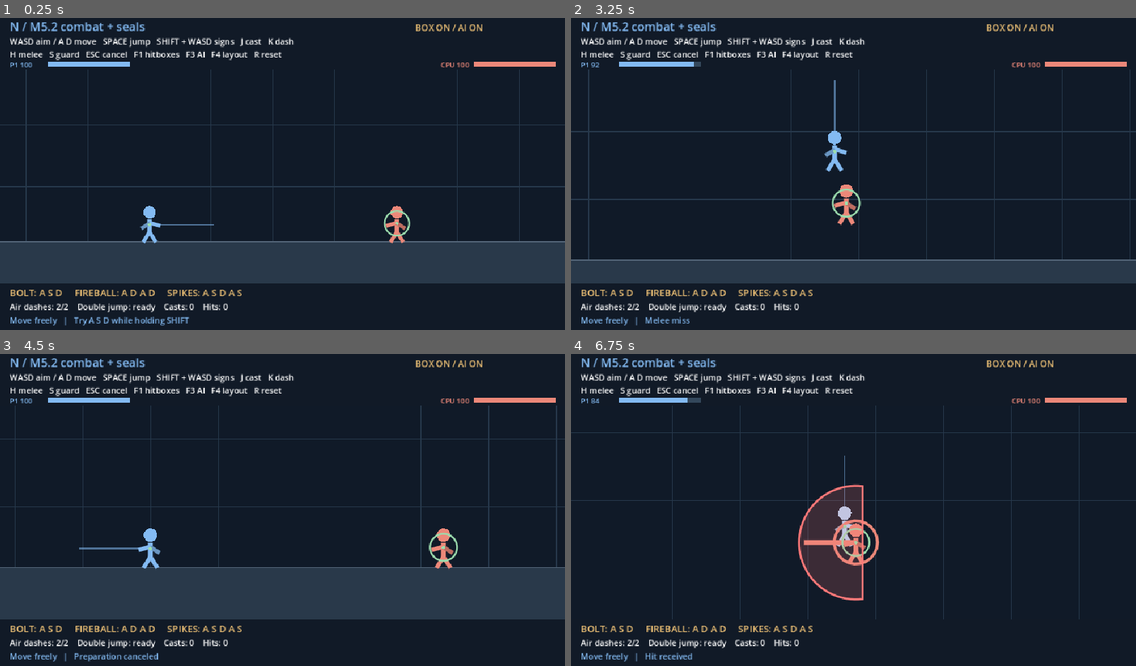
Above: before the commit, frames 1-4 (two rows, left to right).
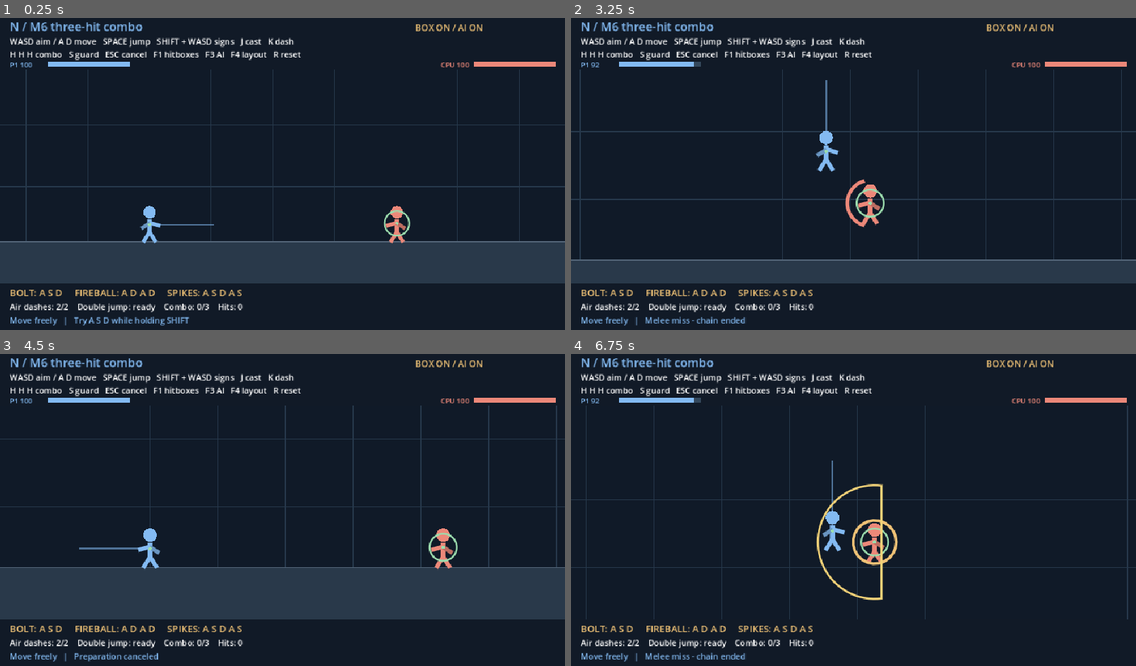
Above: after the commit, the same moments.

Repository: Mefits/Project-N
Game: Godot game, scene res://lab/mobility_signs/mobility_signs.tscn
The game is run twice, just before and just after one commit, with the same random seed, the same clock (stepped at 60 frames per second) and the same inputs.
Inputs:
- Up to frame 1 (0.25 s): no input
- Up to frame 2 (3.25 s): tap Enter at 0.5 s; hold Right 0.53-1.28 s; tap H at 0.6, 3.05 s; tap Space at 0.77, 1.52, 3.02 s; tap R at 0.8, 1.35 s; hold Down 1.28-2.03 s; tap F at 1.55, 2.1 s; hold Right 2.03-2.78 s; tap L at 2.3, 2.85 s; hold Up from 2.78 s (still down)
- Up to frame 3 (4.5 s): release Up at 3.53 s; hold Left from 3.53 s (still down); tap H at 3.6 s; tap Space at 3.77 s; tap R at 3.8, 4.35 s
- Up to frame 4 (6.75 s): tap Space at 4.52, 6.02 s; tap F at 4.55, 6.6 s; release Left at 5.03 s; hold Down 5.03-5.78 s; tap T at 5.1 s; tap L at 5.3 s; hold Right 5.78-6.53 s; tap Y at 5.85 s; tap H at 6.05 s; hold Up from 6.53 s (still down)

The runs differ from the first frame. In frame 1, 1.2% of the frame differs, in the area x 3-54%, y 1-94%; in frame 2, 3.7%; in frame 3, 2.0%; in frame 4, 7.6%, in the area x 0-100%, y 1-98%.

Commit message:
N M6: buffered confirmed light-light-directional finisher chain

Diff:
--- a/lab/mobility_signs/mobility_signs.gd
+++ b/lab/mobility_signs/mobility_signs.gd
@@ -12,6 +12,12 @@
 const READY_TIME := 8.0
 const RECIPES := {"ASD": "Bolt", "ADAD": "Orb", "ASDAS": "Spikes"}
 const MELEE_RANGE := 76.0
+const LIGHT_GAP := 0.13
+const LIGHT_STUN := 0.31
+const LINK_WINDOW := 0.27
+const FINISH_RECOVERY := 0.36
+const FINISH_STUN := 0.40
+const FINISH_SPEED := 680.0
 const SPIKE_HEIGHT := 108.0
 const SPIKE_WIDTH := 190.0
 const MAX_HP := 100
@@ -47,6 +53,10 @@
 var enemy_facing := -1.0
 var facing := 1.0
 var attack_requested := false
+var melee_queue: Array[Vector2] = []
+var combo_stage := 0
+var combo_window := 0.0
+var enemy_guarding := false
 var guarding := false
 var melee_facing := 1.0
 var spikes: Array[Dictionary] = []
@@ -110,6 +120,31 @@
 	var move := Vector2(_axis(), float(int(down_as_aim and Input.is_physical_key_pressed(KEY_S)) - int(Input.is_physical_key_pressed(KEY_W))))
 	var arrows := Vector2(float(int(Input.is_physical_key_pressed(KEY_RIGHT)) - int(Input.is_physical_key_pressed(KEY_LEFT))), float(int(Input.is_physical_key_pressed(KEY_DOWN)) - int(Input.is_physical_key_pressed(KEY_UP))))
 	_aim_from_keys(move, arrows)
+
+func _held_attack_direction() -> Vector2:
+	var arrows := Vector2(float(int(Input.is_physical_key_pressed(KEY_RIGHT)) - int(Input.is_physical_key_pressed(KEY_LEFT))), float(int(Input.is_physical_key_pressed(KEY_DOWN)) - int(Input.is_physical_key_pressed(KEY_UP))))
+	var move := Vector2(_axis(), float(int(Input.is_physical_key_pressed(KEY_S)) - int(Input.is_physical_key_pressed(KEY_W))))
+	if arrows.length_squared() > 0.0:
+		return arrows.normalized()
+	if not signing and move.length_squared() > 0.0:
+		return move.normalized()
+	return Vector2.ZERO
+
+func _queue_melee(direction: Vector2) -> void:
+	if hurt > 0.0 or hp <= 0 or enemy_hp <= 0:
+		return
+	if combo_stage == 0 and melee_left > 0.0:
+		return
+	if melee_queue.size() >= 3 - combo_stage:
+		return
+	melee_queue.append(direction.normalized())
+	attack_requested = true
+
+func _clear_combo() -> void:
+	combo_stage = 0
+	combo_window = 0.0
+	melee_queue.clear()
+	attack_requested = false
 
 func _space_press() -> void:
 	if layout == 1 and clock - last_space <= DOUBLE_TAP:
@@ -156,11 +191,12 @@
 				if signing and not sign_done and RECIPES.has(sequence):
 					_prepare(String(RECIPES[sequence]))
 				cast_requested = true
-			KEY_H: attack_requested = true
+			KEY_H: _queue_melee(_held_attack_direction())
 			KEY_F3:
 				moving_target = not moving_target
 				enemy_vel = Vector2.ZERO
 				enemy_attack_left = 0.0
+				enemy_guarding = false
 			KEY_F1:
 				show_hitboxes = not show_hitboxes
 			KEY_F4:
@@ -210,7 +246,8 @@
 	enemy_facing = -1.0
 	facing = 1.0
 	guarding = false
-	attack_requested = false
+	enemy_guarding = false
+	_clear_combo()
 	blocks = 0
 	hits = 0
 	casts = 0
@@ -229,6 +266,7 @@
 		jump_requested = false
 		dash_requested = false
 		cast_requested = false
+		_clear_combo()
 
 func _center() -> Vector2:
 	return pos - Vector2(0, 28)
@@ -259,7 +297,7 @@
 
 func _guard_intent(s_down: bool) -> bool:
 	# S is guard except when it belongs to a seal or a directional action.
-	return s_down and not signing and not dash_requested and not cast_requested and hurt <= 0.0 and melee_left <= 0.0 and dash_left <= 0.0
+	return s_down and not signing and not dash_requested and not cast_requested and not attack_requested and hurt <= 0.0 and melee_left <= 0.0 and dash_left <= 0.0
 
 func _melee_contains(origin: Vector2, direction: float, radius: float, point: Vector2) -> bool:
 	var delta := point - origin
@@ -284,6 +322,10 @@
 	hurt = maxf(0.0, hurt - dt)
 	enemy_hurt = maxf(0.0, enemy_hurt - dt)
 	melee_left = maxf(0.0, melee_left - dt)
+	if combo_stage > 0:
+		combo_window = maxf(0.0, combo_window - dt)
+		if combo_window <= 0.0:
+			_clear_combo()
 	message_left = maxf(0.0, message_left - dt)
 	dash_cooldown = maxf(0.0, dash_cooldown - dt)
 	if not prepared_spell.is_empty():
@@ -293,15 +335,16 @@
 			_notice("Technique expired")
 	var s_down := Input.is_physical_key_pressed(KEY_S)
 	# Holding S alone cannot redirect aim down; S+J/K can.
-	_update_aim(not s_down or (not signing and (dash_requested or cast_requested)))
+	_update_aim(not s_down or (not signing and (dash_requested or cast_requested or attack_requested)))
 	if absf(aim.x) > 0.05:
 		facing = signf(aim.x)
 	guarding = _guard_intent(s_down)
 	var move_x := 0.0 if signing or guarding or hurt > 0.0 else _axis()
-	if attack_requested:
-		if not guarding and hurt <= 0.0 and melee_left <= 0.0:
-			_melee()
-		attack_requested = false
+	_refresh_enemy_guard()
+	if attack_requested and not melee_queue.is_empty() and not guarding and hurt <= 0.0 and melee_left <= 0.00001:
+		var strike_dir: Vector2 = melee_queue.pop_front()
+		attack_requested = not melee_queue.is_empty()
+		_melee(strike_dir)
 	if jump_requested:
 		if hurt <= 0.0 and not guarding:
 			_try_jump(move_x)
@@ -364,20 +407,54 @@
 	camera = camera.lerp(focus, minf(dt * 6.0, 1.0))
 	queue_redraw()
 
-func _melee() -> void:
-	melee_left = 0.32
+func _refresh_enemy_guard() -> void:
+	# Short predictable defensive openings for the sparring AI, never during hitstun.
+	enemy_guarding = moving_target and enemy_hurt <= 0.00001 and enemy_attack_left <= 0.0 and _center().distance_to(target) <= 105.0 and fposmod(clock, 2.2) >= 1.65
+	if enemy_guarding and absf(pos.x - target.x) > 0.05:
+		enemy_facing = signf(pos.x - target.x)
+
+func _enemy_blocks(source: Vector2) -> bool:
+	return enemy_guarding and enemy_hurt <= 0.00001 and (source.x - target.x) * enemy_facing >= -3.0
+
+func _melee(direction: Vector2 = Vector2.ZERO) -> void:
+	var next_hit := combo_stage + 1
 	melee_facing = facing
+	# Link contact still requires physical range; the finisher's launch vector
+	# is independent of the side where the already staggered opponent stands.
+	if combo_stage > 0 and absf(target.x - pos.x) > 0.05:
+		melee_facing = signf(target.x - pos.x)
 	_remember_strike(_center(), melee_facing, MELEE_RANGE)
-	if _melee_contains(_center(), melee_facing, MELEE_RANGE, target):
-		_hit_enemy(9, Vector2(melee_facing * 300.0, -155.0))
+	if not _melee_contains(_center(), melee_facing, MELEE_RANGE, target):
+		melee_left = FINISH_RECOVERY
+		_clear_combo()
+		_notice("Melee miss - chain ended")
+		return
+	if _enemy_blocks(_center()):
+		melee_left = FINISH_RECOVERY
+		_clear_combo()
+		_notice("CPU blocked - chain ended")
+		return
+	if next_hit < 3:
+		var was_grounded := enemy_grounded
+		_hit_enemy(9, Vector2.ZERO, LIGHT_STUN)
+		enemy_grounded = was_grounded
+		combo_stage = next_hit
+		combo_window = LINK_WINDOW
+		melee_left = LIGHT_GAP
+		_notice("Combo %d/3" % next_hit)
 	else:
-		_notice("Melee miss")
-
-func _hit_enemy(damage: int, impulse: Vector2) -> void:
+		var launch := direction.normalized() if direction.length_squared() > 0.0 else Vector2(melee_facing, 0)
+		_hit_enemy(18, launch * FINISH_SPEED, FINISH_STUN)
+		melee_left = FINISH_RECOVERY
+		_clear_combo()
+		_notice("Combo 3/3 - finisher")
+
+func _hit_enemy(damage: int, impulse: Vector2, stun: float = 0.24) -> void:
 	if enemy_hp <= 0:
 		return
 	enemy_hp = maxi(0, enemy_hp - damage)
-	enemy_hurt = 0.24
+	enemy_hurt = stun
+	enemy_guarding = false
 	enemy_vel = impulse
 	enemy_grounded = false
 	enemy_attack_left = 0.0
@@ -398,6 +475,7 @@
 	hurt = 0.23
 	dash_left = 0.0
 	melee_left = 0.0
+	_clear_combo()
 	vel = impulse
 	grounded = false
 	# Do not modify signing, sequence, prepared_spell or ready_left.
@@ -414,7 +492,9 @@
 			if _melee_contains(target, enemy_facing, MELEE_RANGE + 8.0, _center()):
 				_hit_player(8, Vector2(enemy_facing * 330.0, -120.0), target)
 	if enemy_hurt <= 0.0:
-		if moving_target and enemy_attack_left <= 0.0:
+		if enemy_guarding:
+			enemy_vel.x = move_toward(enemy_vel.x, 0.0, 1700.0 * dt)
+		elif moving_target and enemy_attack_left <= 0.0:
 			if absf(delta.x) > 4.0:
 				enemy_facing = signf(delta.x)
 			if delta.length() <= MELEE_RANGE and enemy_cooldown <= 0.0:
@@ -527,7 +607,9 @@
 	_fighter(target + Vector2(0, 30), RED.lightened(0.4) if enemy_hurt > 0 else RED, enemy_facing)
 	if guarding:
 		draw_arc(_center(), 34.0, -1.3 if facing > 0 else 1.84, 1.3 if facing > 0 else 4.44, 22, BLUE, 4.0, true)
-	if melee_left > 0.20:
+	if enemy_guarding:
+		draw_arc(target, 34.0, -1.3 if enemy_facing > 0 else 1.84, 1.3 if enemy_facing > 0 else 4.44, 22, RED, 4.0, true)
+	if (combo_stage > 0 and melee_left > 0.045) or melee_left > 0.24:
 		draw_line(_center(), _center() + Vector2(melee_facing * MELEE_RANGE, 0), BLUE, 6.0, true)
 	if enemy_attack_left > 0.0:
 		draw_arc(target, 32.0, 0.0, TAU, 24, GOLD if enemy_attack_left > 0.12 else RED, 3.0, true)
@@ -576,9 +658,9 @@
 		draw_rect(Rect2(bar, Vector2(84.0 * ready_left / READY_TIME, 5)), GOLD)
 	draw_set_transform(Vector2.ZERO)
 	draw_rect(Rect2(0, 0, dims.x, 90), Color("#111a27"))
-	_label(Vector2(16, 24), "N / M5.2 combat + seals", 20, BLUE)
+	_label(Vector2(16, 24), "N / M6 three-hit combo", 20, BLUE)
 	_label(Vector2(16, 47), "WASD aim / A D move   SPACE jump   SHIFT + WASD signs   J cast   " + LAYOUTS[layout], 14)
-	_label(Vector2(16, 69), "H melee   S guard   ESC cancel   F1 hitboxes   F3 AI   F4 layout   R reset", 14)
+	_label(Vector2(16, 69), "H H H combo   S guard   ESC cancel   F1 hitboxes   F3 AI   F4 layout   R reset", 14)
 	_label(Vector2(dims.x - 255, 24), ("BOX ON" if show_hitboxes else "BOX OFF") + " / " + ("AI ON" if moving_target else "AI OFF"), 15, GOLD)
 	var hp_width := 140.0
 	_label(Vector2(16, 86), "P1 %d" % hp, 12, BLUE)
@@ -592,7 +674,7 @@
 	var bottom := dims.y - 86.0
 	draw_rect(Rect2(0, bottom, dims.x, 86), Color("#111a27"))
 	_label(Vector2(16, bottom + 21), "BOLT: A S D     FIREBALL: A D A D     SPIKES: A S D A S", 16, GOLD)
-	_label(Vector2(16, bottom + 44), "Air dashes: %d/2    Double jump: %s    Casts: %d    Hits: %d" % [air_dashes, "ready" if air_jump else "used", casts, hits], 14)
+	_label(Vector2(16, bottom + 44), "Air dashes: %d/2    Double jump: %s    Combo: %d/3    Hits: %d" % [air_dashes, "ready" if air_jump else "used", combo_stage, hits], 14)
 	var status := ("Signs: " + sequence) if signing else "Move freely"
 	if layout == 1 and not signing and prepared_spell.is_empty():
 		status = "Quick double SPACE: dash / later SPACE: double jump"
--- a/tests/mobility_signs.gd
+++ b/tests/mobility_signs.gd
@@ -206,5 +206,62 @@
 	check(not lab.show_hitboxes, "F1 hides hitboxes")
 	key(lab, KEY_F1)
 	check(lab.show_hitboxes, "F1 shows hitboxes")
+	# Buffered light-light-finisher with actual simulated ticks and CPU defense.
+	lab._reset()
+	lab.moving_target = true
+	lab.clock = 1.40
+	lab.target = lab._center() + Vector2(60, 0)
+	lab.enemy_grounded = true
+	lab.enemy_attack_left = 0.0
+	key(lab, KEY_H)
+	lab._step(1.0 / 60.0)
+	check(lab.combo_stage == 1 and lab.enemy_hp == 91 and lab.enemy_hurt > 0.28, "first light hit confirms")
+	lab._queue_melee(Vector2.RIGHT)
+	lab._queue_melee(Vector2.UP)
+	for i in range(8):
+		lab._step(1.0 / 60.0)
+	check(lab.combo_stage == 2 and lab.enemy_hp == 82 and lab.enemy_hurt > 0.27, "second light inside first stun")
+	check(not lab.enemy_guarding, "CPU cannot guard between light hits")
+	for i in range(8):
+		lab._step(1.0 / 60.0)
+	check(lab.combo_stage == 0 and lab.enemy_hp == 64 and lab.enemy_vel.y < -600.0, "buffered upward finisher launches")
+	check(lab.melee_left > 0.30 and lab.melee_queue.is_empty(), "finisher ends chain and recovers")
+	lab._queue_melee(Vector2.RIGHT)
+	check(lab.melee_queue.is_empty(), "no fourth hit during recovery")
+	for direction in [Vector2.LEFT, Vector2.RIGHT, Vector2.UP, Vector2.DOWN, Vector2(1,-1).normalized()]:
+		lab._reset()
+		lab.moving_target = false
+		lab.target = lab._center() + Vector2(50, 0)
+		lab._melee()
+		lab._melee()
+		lab._melee(direction)
+		check(lab.enemy_hp == 64 and lab.enemy_vel.is_equal_approx(direction * 680.0), "finisher independent launch vector " + str(direction))
+	lab._reset()
+	lab.moving_target = false
+	lab.target = lab._center() + Vector2(110,0)
+	lab._queue_melee(Vector2.RIGHT)
+	lab._queue_melee(Vector2.RIGHT)
+	lab._step(1.0 / 60.0)
+	check(lab.enemy_hp == 100 and lab.combo_stage == 0 and lab.melee_queue.is_empty(), "miss ends buffered chain")
+	lab._reset()
+	lab.moving_target = true
+	lab.clock = 1.8
+	lab.target = lab._center() + Vector2(50,0)
+	lab._queue_melee(Vector2.RIGHT)
+	lab._step(1.0 / 60.0)
+	check(lab.enemy_guarding and lab.enemy_hp == 100 and lab.combo_stage == 0, "CPU neutral guard blocks opener")
+	lab._reset()
+	lab.moving_target = false
+	lab.target = lab._center() + Vector2(50,0)
+	lab._melee()
+	for i in range(18):
+		lab._step(1.0 / 60.0)
+	check(lab.combo_stage == 0, "late follow-up resets combo")
+	lab._reset()
+	lab.target = lab._center() + Vector2(50,0)
+	lab._melee()
+	lab._queue_melee(Vector2.RIGHT)
+	lab._hit_player(8, Vector2.ZERO, lab.target)
+	check(lab.combo_stage == 0 and lab.melee_queue.is_empty(), "player hit interrupts melee chain only")
 	print("Mobility signs smoke: ", failures, " failures")
 	quit(0 if failures == 0 else 1)
Not shown, changed: docs/MOBILITY_SIGNS_EXPERIMENT.md
